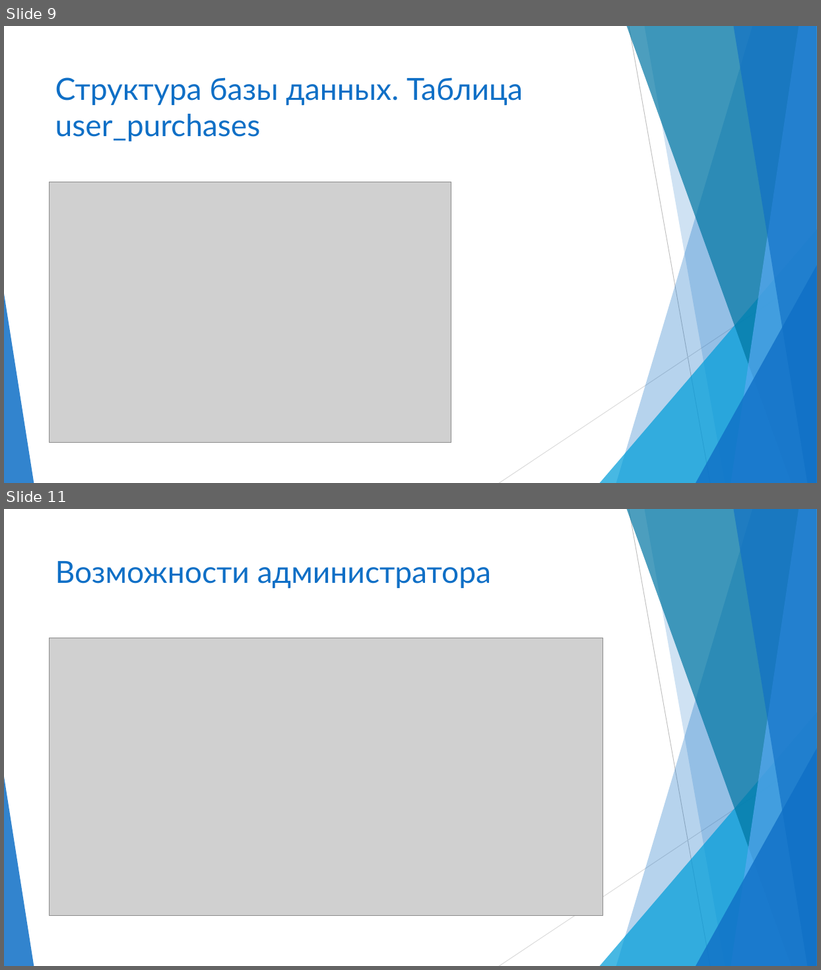
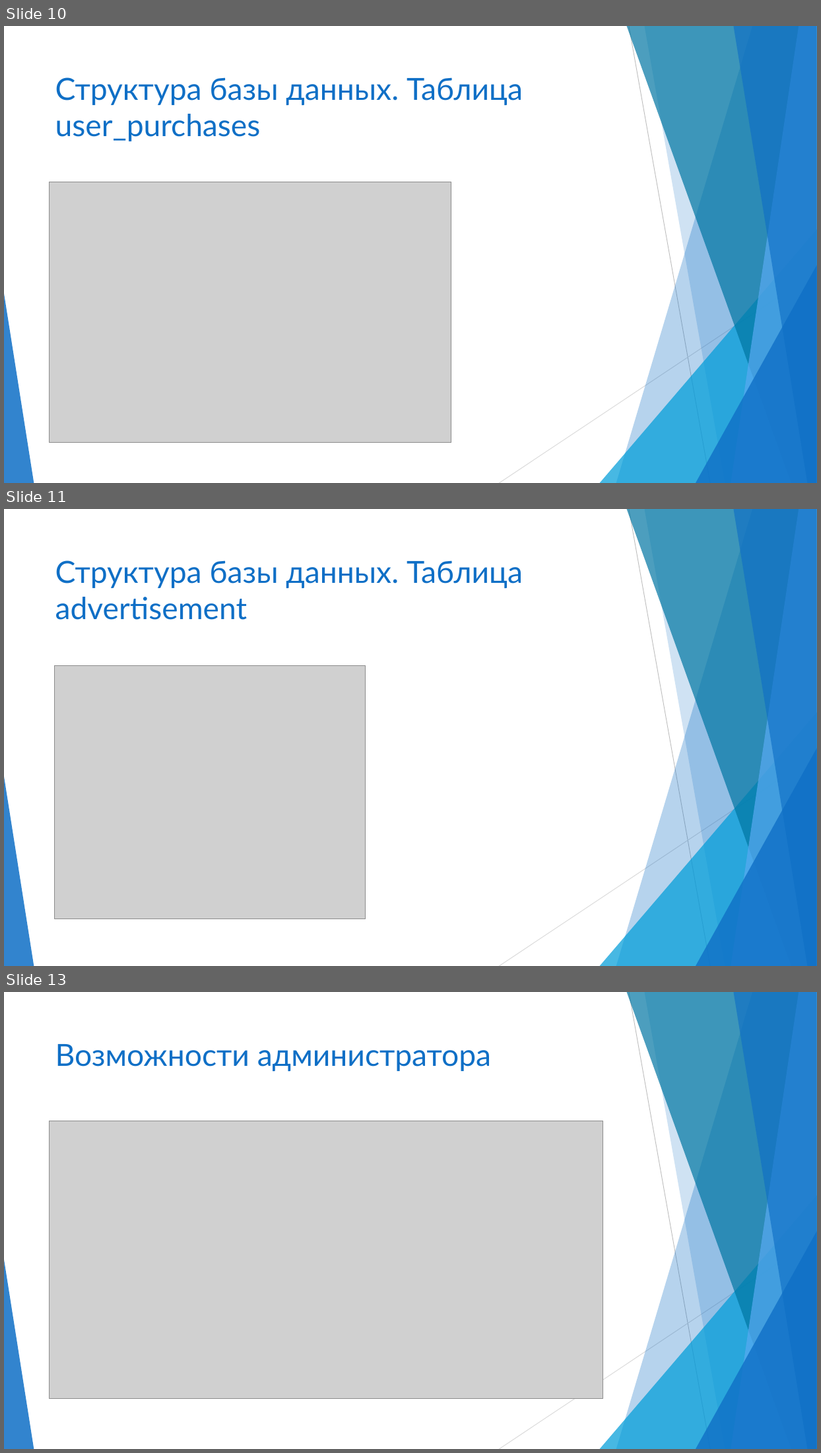
Before and after one commit to Kote5615/flask, a slide deck: flask_project_docx/bookshop.pptx. Shown one above the other, each under a label of ours: slides 9 and 11 before the commit, slides 10, 11 and 13 after it; the slides between them are not shown. The pictures are 821x970 and 821x1453 pixels, drawn with LibreOffice and Linux fonts; fonts in the diff are those of the drawing; grey boxes stand for pictures. Boxes give left, top, right and bottom in pixels: in the first picture for what was removed or moved away, otherwise in the second. Text is boxed around its words. In the diff, an @@ line names an element or a change of style, - is before the commit and + after.

```diff
--- a/flask_project_docx/bookshop.pptx
+++ b/flask_project_docx/bookshop.pptx
@@ slide 11 added at <box>4,509,817,966</box>, background #FFFFFF; not listed: 10 template elements that a slide beside it also shows @@
@@ title added at <box>55,560,523,620</box>, 36 pt, text #0F6FC6 @@
+Структура базы данных. Таблица advertisement
@@ picture added at <box>55,666,366,920</box> @@
@@ what was slide 9 is now slide 10 @@
@@ what was slide 11 is now slide 13 @@
```
Also in this commit, not shown: 2 slides changed, 3 other slides added, 1 slide removed.
